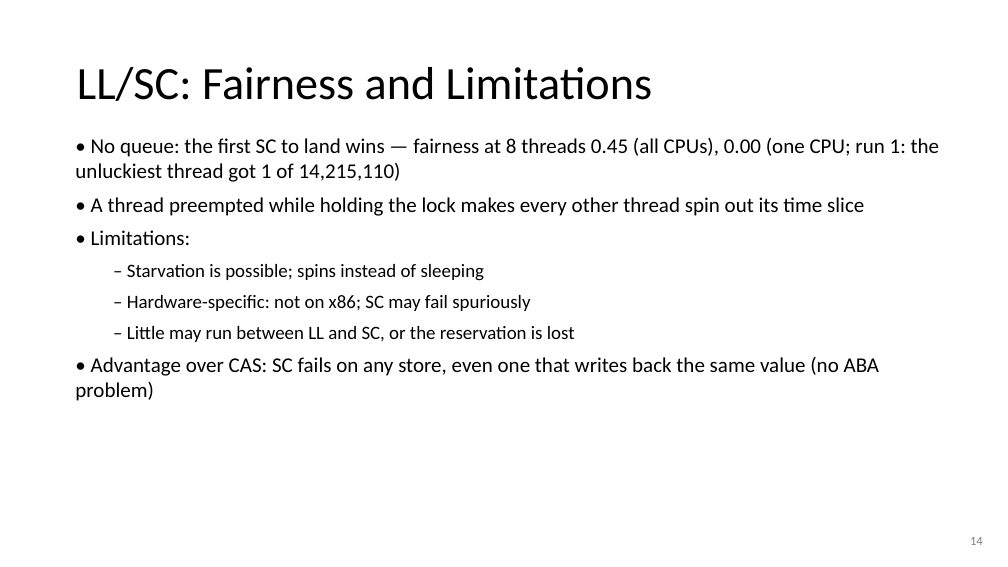
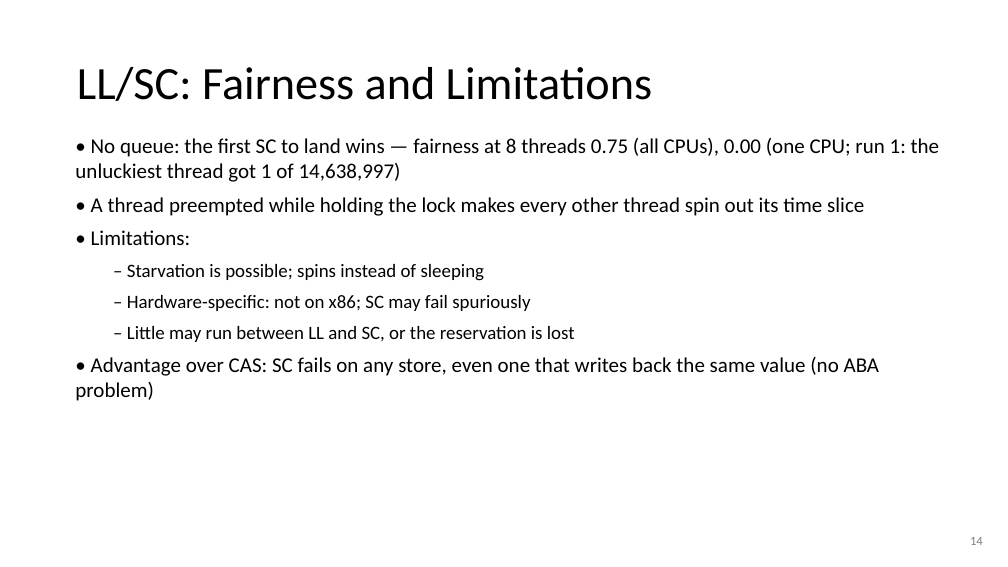
Before and after one commit to Kiatisakk/CPE333-OS, a slide deck: slide 14 of PS08/slides/PS08.pptx. Drawn at 1008x567 pixels with LibreOffice and Linux fonts; fonts in the diff are those of the drawing. Boxes give left, top, right and bottom in pixels: in the first picture for what was removed or moved away, otherwise in the second. Text is boxed around its words. In the diff, an @@ line names an element or a change of style, - is before the commit and + after.

```diff
--- a/PS08/slides/PS08.pptx
+++ b/PS08/slides/PS08.pptx
@@ text at [75, 138, 940, 182]: text changed @@
-• No queue: the first SC to land wins — fairness at 8 threads 0.45 (all CPUs), 0.00 (one CPU; run 1: the unluckiest thread got 1 of 14,215,110)
+• No queue: the first SC to land wins — fairness at 8 threads 0.75 (all CPUs), 0.00 (one CPU; run 1: the unluckiest thread got 1 of 14,638,997)
```
Also in this commit, not shown: 15 other slides changed, 3 slides added, 2 slides removed, 12 other files.
